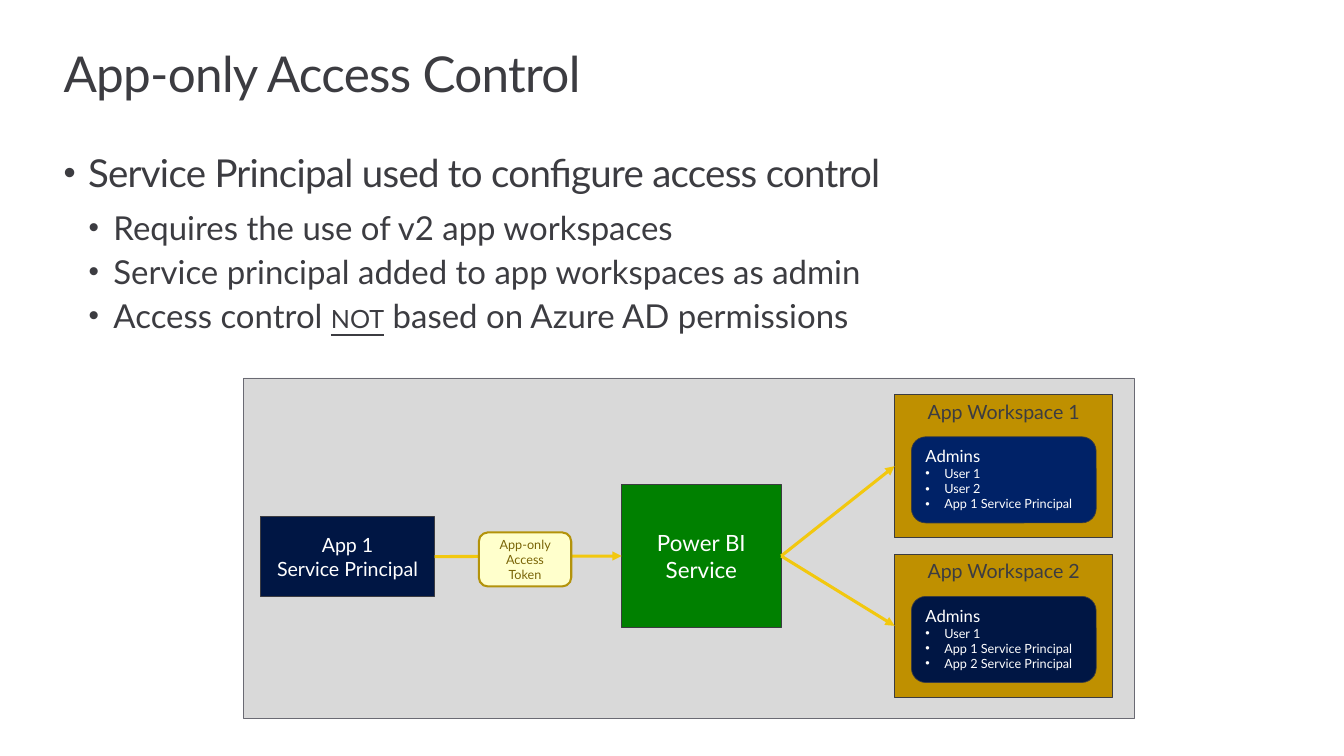
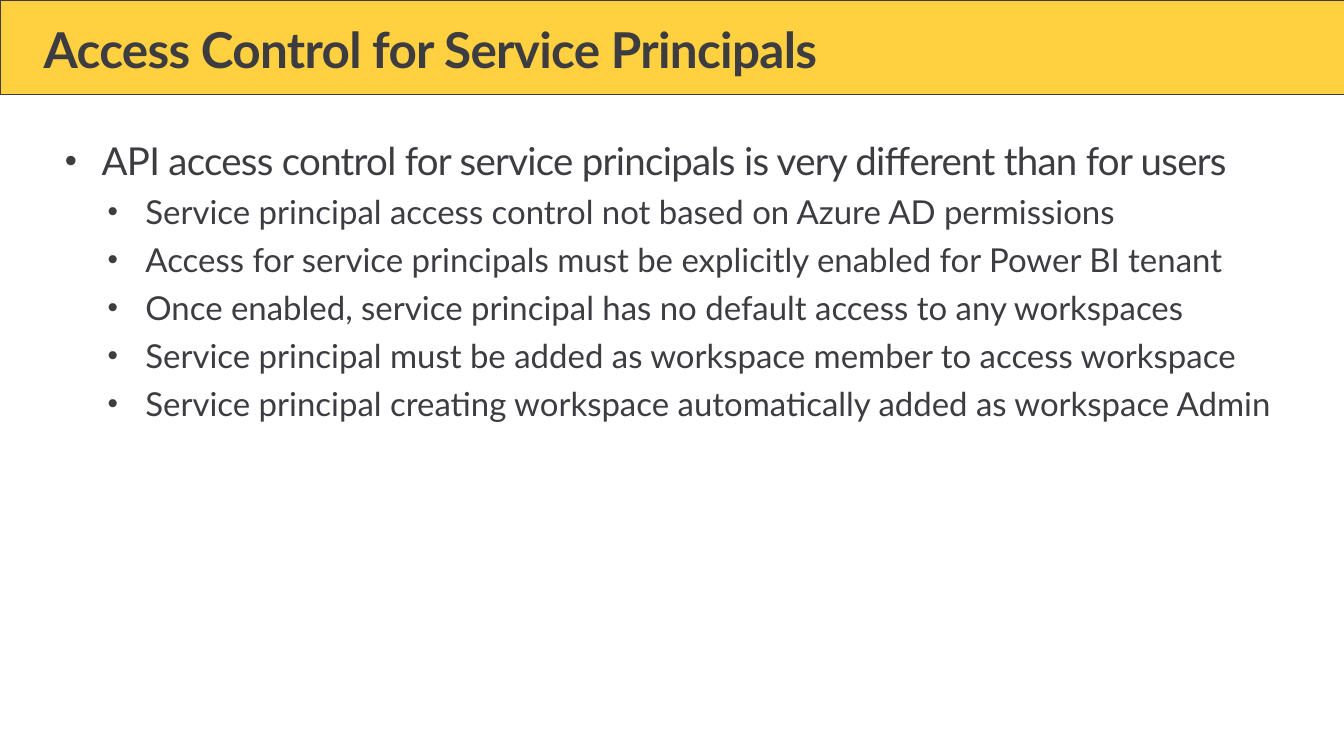
Before and after one commit to PowerBiDevCamp/Camp-Sessions, a slide deck: slide 12 of Session 33 - Setting Datasource Credentials with the Power BI REST API.pptx (slide 19 before the commit). Drawn at 1344x756 pixels with LibreOffice and Linux fonts; fonts in the diff are those of the drawing; background and template pictures are left out. Boxes give left, top, right and bottom in pixels: in the first picture for what was removed or moved away, otherwise in the second. Text is boxed around its words. In the diff, an @@ line names an element or a change of style, - is before the commit and + after.

```diff
--- a/Session 33 - Setting Datasource Credentials with the Power BI REST API.pptx
+++ b/Session 33 - Setting Datasource Credentials with the Power BI REST API.pptx
@@ rectangle added at bbox=[0, 0, 1344, 95], fill #FFD040, outline #3C3C41 0.5 pt @@
@@ title at bbox=[44, 31, 817, 77]: text changed; bold on @@
-App-only Access Control
+Access Control for Service Principals
@@ text at bbox=[102, 146, 1271, 422]: text changed @@
-• Service Principal used to configure access control
-  • Requires the use of v2 app workspaces
-  • Service principal added to app workspaces as admin
-  • Access control NOT based on Azure AD permissions
+• API access control for service principals is very different than for users
+  • Service principal access control not based on Azure AD permissions
+  • Access for service principals must be explicitly enabled for Power BI tenant
+  • Once enabled, service principal has no default access to any workspaces
+  • Service principal must be added as workspace member to access workspace
+  • Service principal creating workspace automatically added as workspace Admin
@@ rectangle removed at bbox=[244, 378, 1134, 717] @@
@@ rectangle removed at bbox=[894, 394, 1113, 537] @@
-App Workspace 1
@@ rounded rectangle removed at bbox=[911, 437, 1096, 523] @@
-Admins
-• User 1
-• User 2
-• App 1 Service Principal
@@ arrow removed from (782, 556) to (894, 466) @@
@@ rectangle removed at bbox=[622, 484, 781, 627] @@
-Power BI Service
@@ rectangle removed at bbox=[261, 517, 435, 597] @@
-App 1
-Service Principal
@@ rounded rectangle removed at bbox=[479, 533, 571, 587] @@
-App-only Access Token
@@ arrow removed from (435, 556) to (622, 556) @@
@@ arrow removed from (782, 556) to (894, 626) @@
@@ rectangle removed at bbox=[894, 554, 1113, 697] @@
-App Workspace 2
@@ rounded rectangle removed at bbox=[911, 596, 1096, 682] @@
-Admins
-• User 1
-• App 1 Service Principal
-• App 2 Service Principal
```
Also in this commit, not shown: 4 other slides changed, 48 slides added, 35 slides removed, 11 other files.
